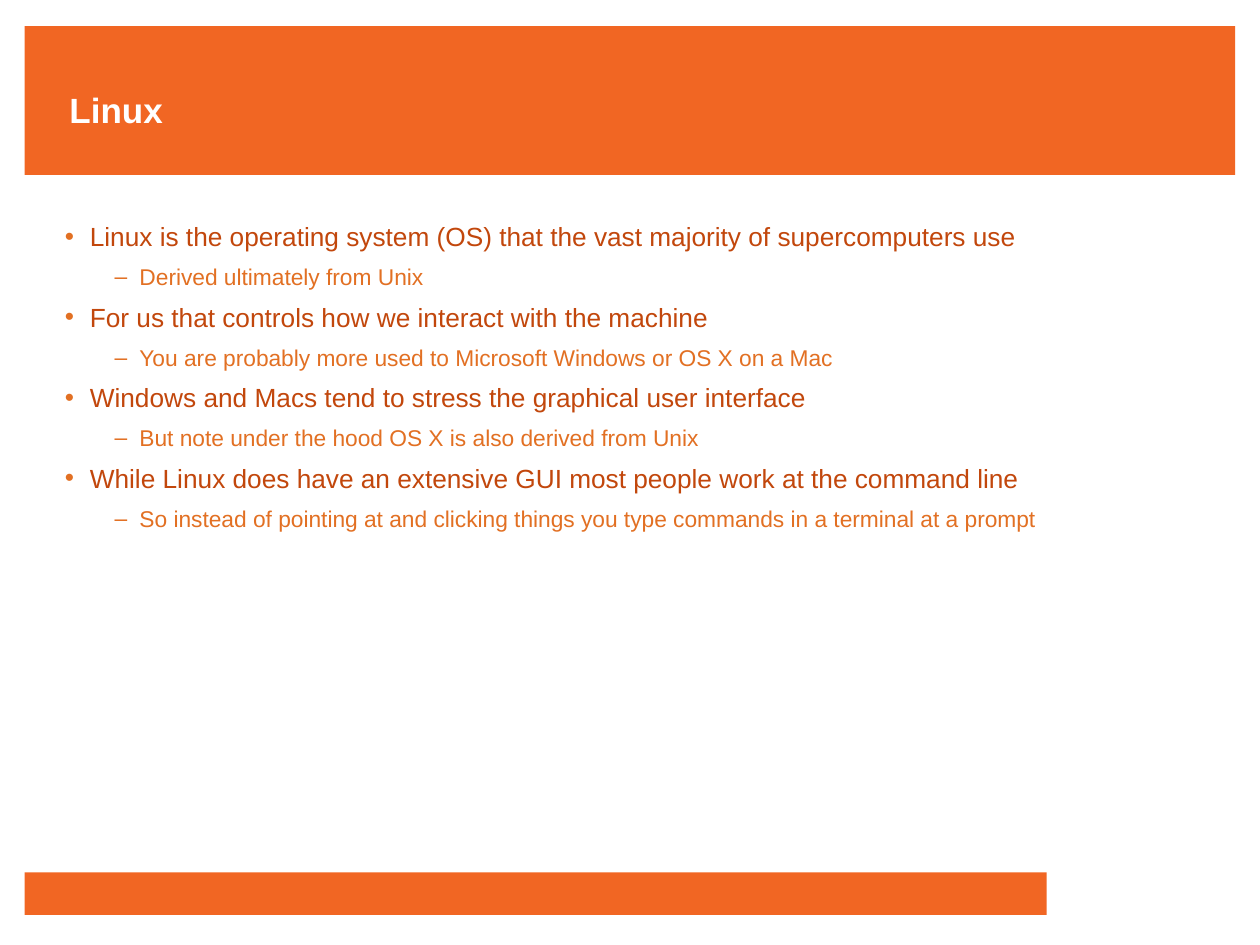
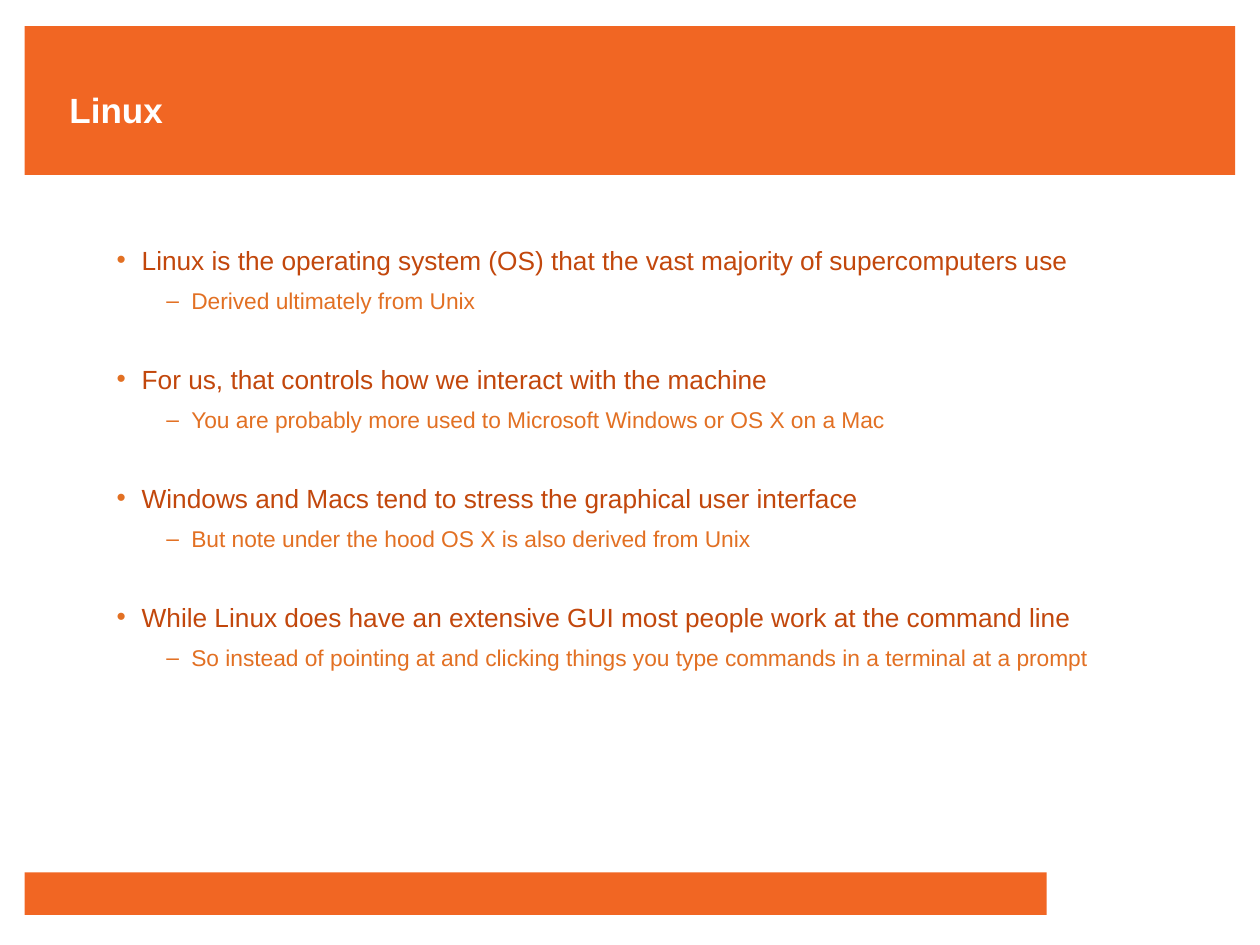
Before and after one commit to francisjudd/CWM-HPC, a slide deck: slide 3 of Lectures/pptx/3_Lecture_three.pptx. Drawn at 1260x945 pixels with LibreOffice and Linux fonts; fonts in the diff are those of the drawing; background and template pictures are left out. Boxes give left, top, right and bottom in pixels: in the first picture for what was removed or moved away, otherwise in the second. Text is boxed around its words. In the diff, an @@ line names an element or a change of style, - is before the commit and + after.

```diff
--- a/Lectures/pptx/3_Lecture_three.pptx
+++ b/Lectures/pptx/3_Lecture_three.pptx
@@ text "Linux is the operating system ...": place and size @@
-text "Linux is the operating system ..." at [90, 227, 1036, 532]
+text "Linux is the operating system ..." at [142, 251, 1088, 671]
@@ text at [142, 370, 767, 393]: text changed @@
-• For us that controls how we interact with the machine
+• For us, that controls how we interact with the machine
```
Also in this commit, not shown: 14 other slides changed, 12 other files.
